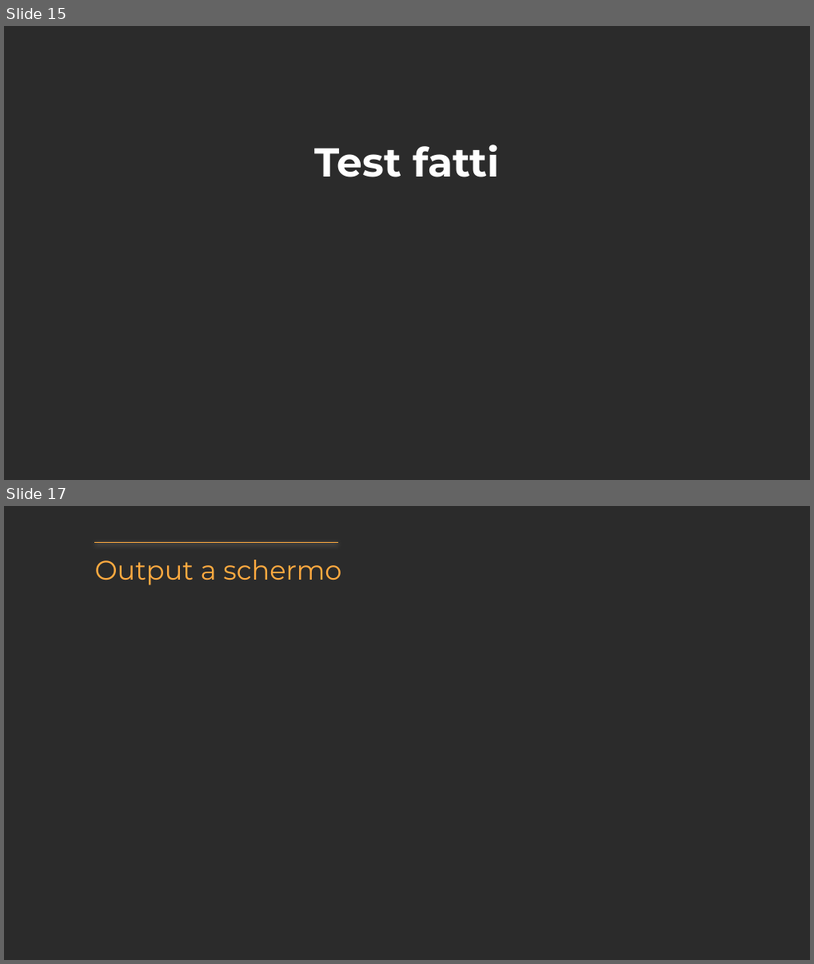
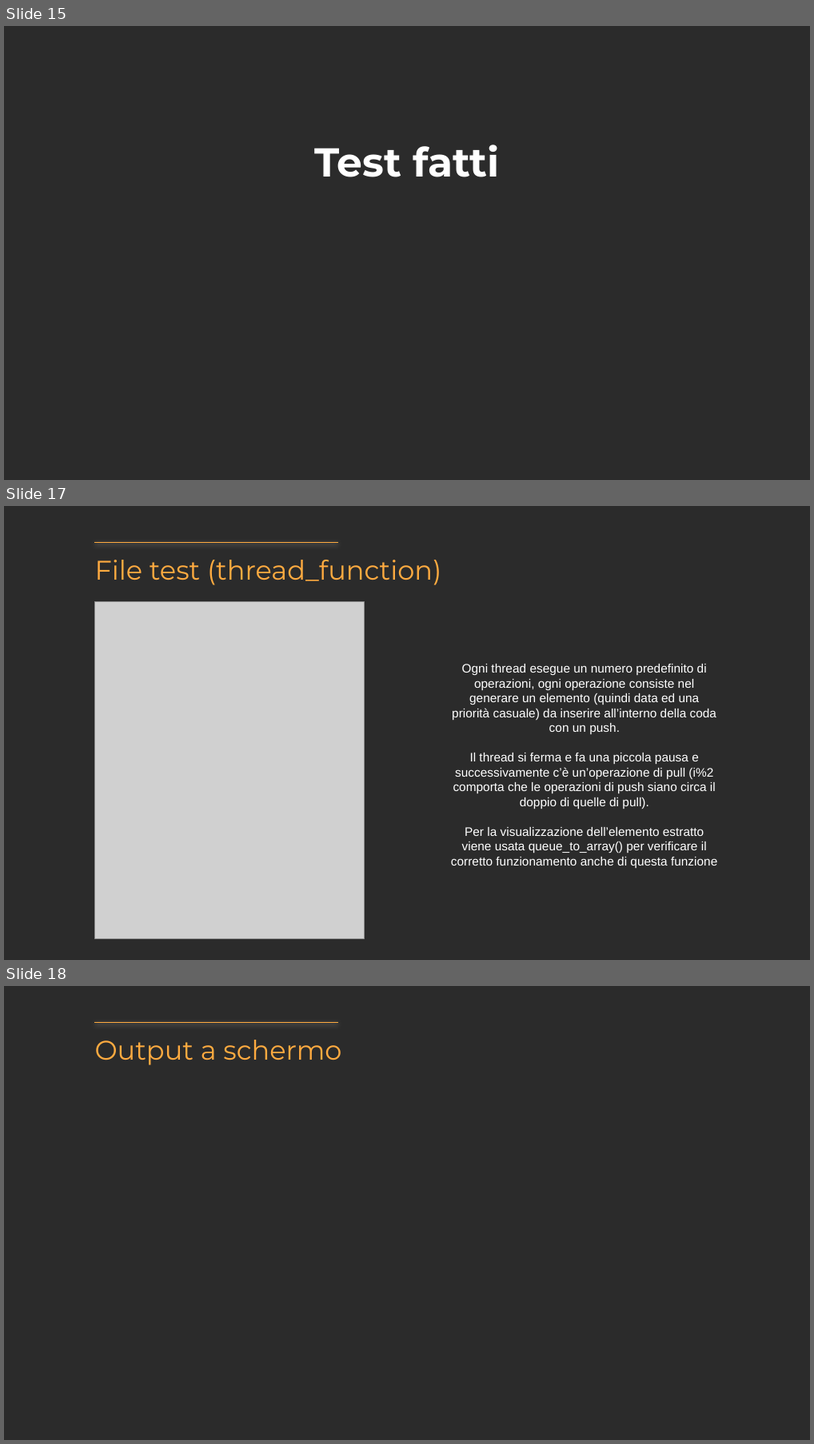
Before and after one commit to StJayy/RTESproject, a slide deck: presentation.pptx. Shown one above the other, each under a label of ours: slides 15 and 17 before the commit, slides 15, 17 and 18 after it; the slides between them are not shown. The pictures are 814x964 and 814x1444 pixels, drawn with LibreOffice and Linux fonts; fonts in the diff are those of the drawing; grey boxes stand for pictures; background and template pictures are left out; a plain dark background stands for a picture behind light text. Boxes give left, top, right and bottom in pixels: in the first picture for what was removed or moved away, otherwise in the second. Text is boxed around its words. In the diff, an @@ line names an element or a change of style, - is before the commit and + after.

```diff
--- a/presentation.pptx
+++ b/presentation.pptx
@@ slide 17 added at bbox=[4, 506, 810, 960], background picture (left out) @@
@@ line added from (94, 542) to (338, 542), #FFAB40 0.75 pt @@
@@ title added at bbox=[95, 560, 442, 585], 24 pt, text #FFAB40 @@
+File test (thread_function)
@@ picture added at bbox=[94, 602, 365, 938] @@
@@ text added at bbox=[451, 664, 718, 868], 11 pt, text #FFFFFF @@
+Ogni thread esegue un numero predefinito di operazioni, ogni operazione consiste nel generare un elemento (quindi data ed una priorità casuale) da inserire all’interno della coda con un push.
+Il thread si ferma e fa una piccola pausa e successivamente c’è un’operazione di pull (i%2 comporta che le operazioni di push siano circa il doppio di quelle di pull).
+Per la visualizzazione dell’elemento estratto viene usata queue_to_array() per verificare il corretto funzionamento anche di questa funzione
@@ what was slide 17 is now slide 18 @@
```
Also in this commit, not shown: 9 slides changed, 3 other slides added, 3 slides removed, 58 other files.
